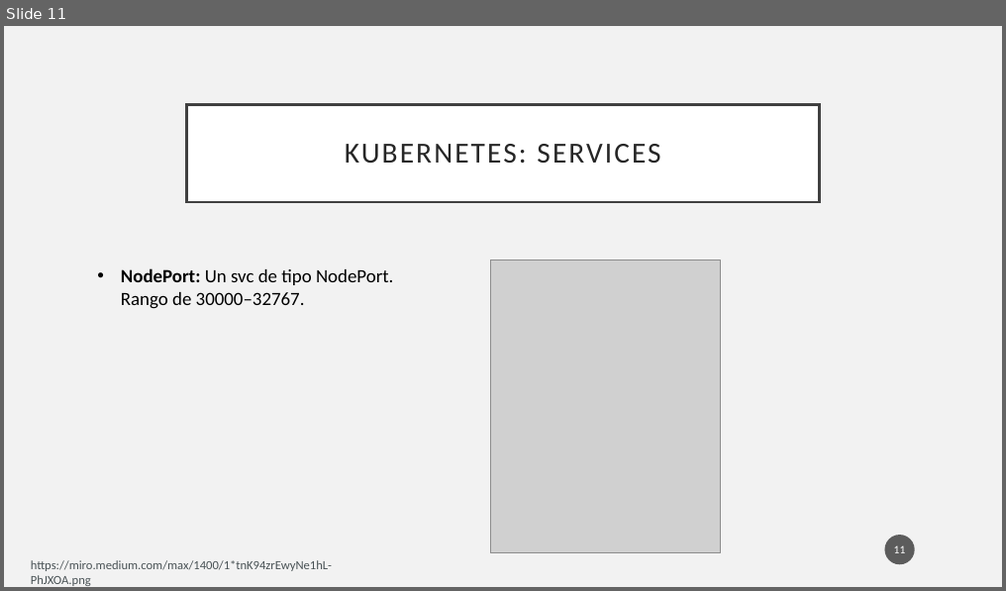
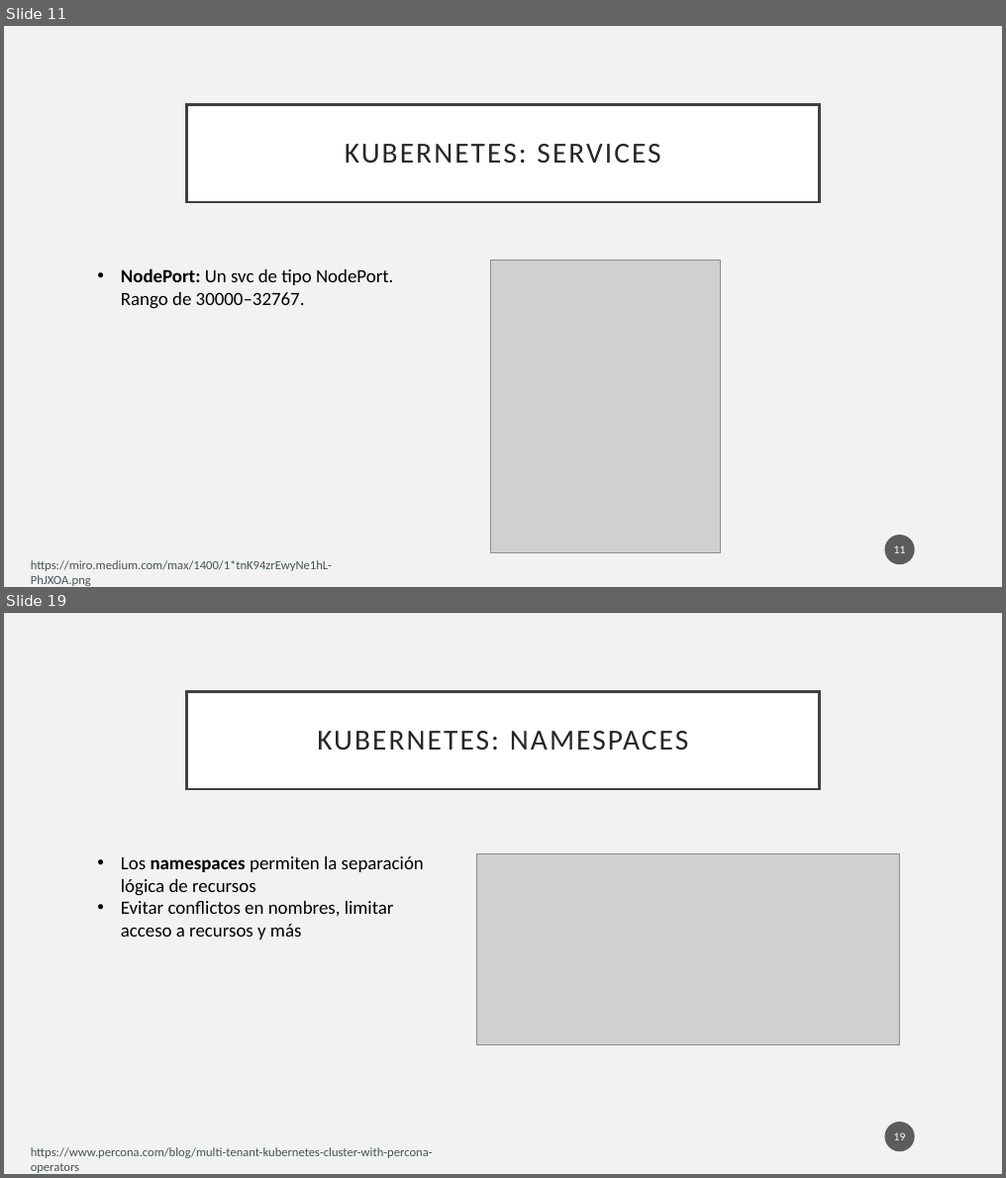
Before and after one commit to pablodevrzmz/python-docker-k8s-workshop, a slide deck: week 3/week_3.pptx. Shown one above the other, each under a label of ours: slide 11 before the commit, slides 11 and 19 after it; the slides between them are not shown. The pictures are 1006x591 and 1006x1178 pixels, drawn with LibreOffice and Linux fonts; fonts in the diff are those of the drawing; grey boxes stand for pictures. Boxes give left, top, right and bottom in pixels: in the first picture for what was removed or moved away, otherwise in the second. Text is boxed around its words. In the diff, an @@ line names an element or a change of style, - is before the commit and + after.

```diff
--- a/week 3/week_3.pptx
+++ b/week 3/week_3.pptx
@@ slide 19 added at [4,613,1002,1174], background #F2F2F2 @@
@@ title added at [187,691,819,789], fill #FFFFFF, outline #404040 2.5 pt, 28 pt, text #262626 @@
+KUBERNETES: NAMESPACES
@@ text added at [121,857,424,940], 18 pt, text #000000 @@
+• Los namespaces permiten la separación lógica de recursos
+• Evitar conflictos en nombres, limitar acceso a recursos y más
@@ picture added at [476,854,900,1045] @@
@@ page number added at [885,1122,915,1152], fill #1D1D1D at 70% opacity, 11 pt, text #FFFFFF @@
+19
@@ text added at [31,1148,433,1173], 12 pt, text #4A5356 @@
+https://www.percona.com/blog/multi-tenant-kubernetes-cluster-with-percona-operators
```
Also in this commit, not shown: 12 other slides added, 27 slides removed, 13 other files.
